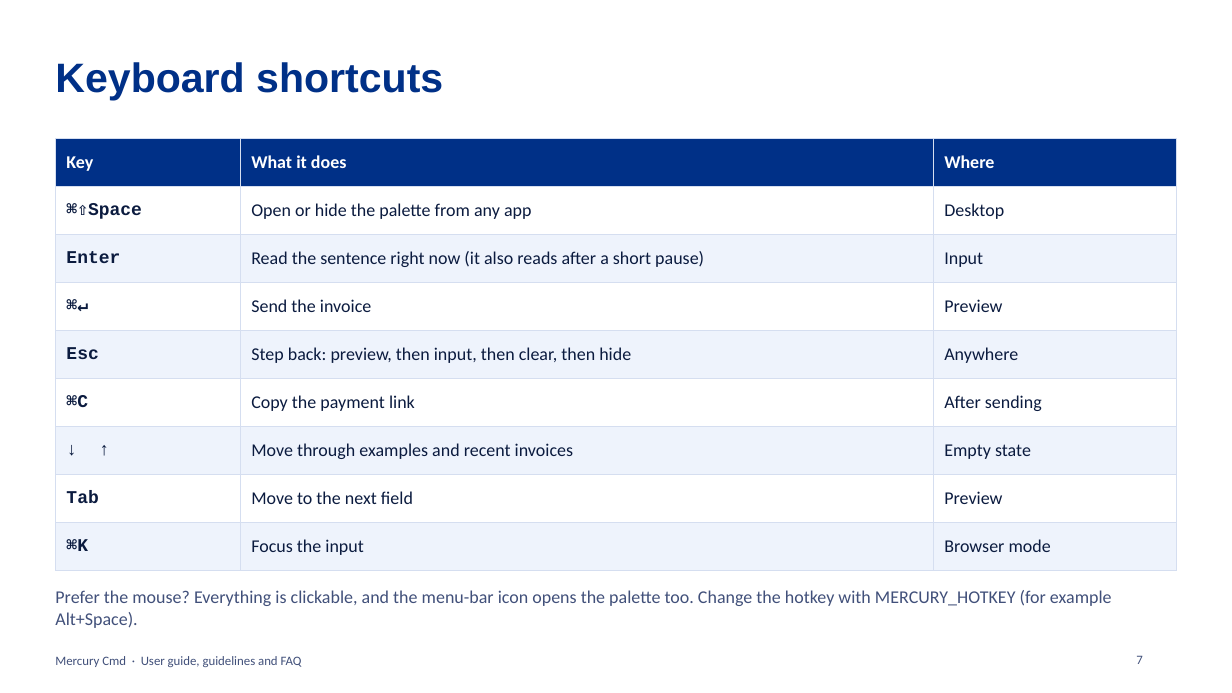
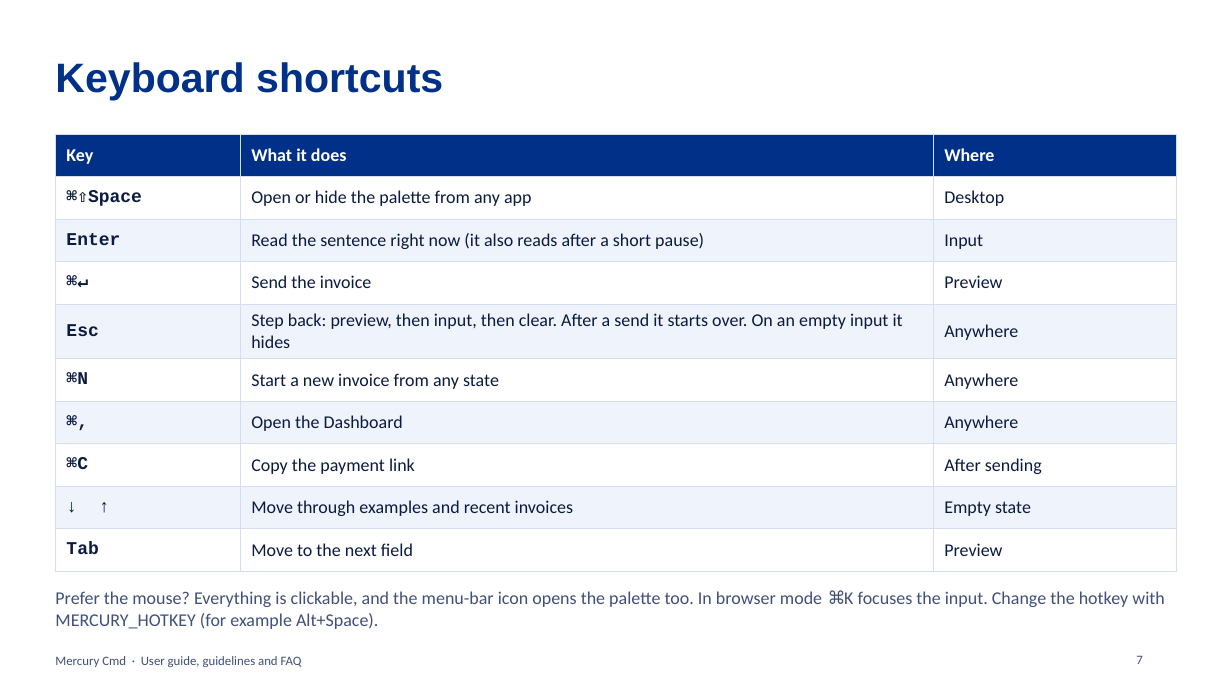
Before and after one commit to vignarajj/mercury_cmd_paypal, a slide deck: slide 7 of docs/Mercury-Cmd-Guide.pptx. Drawn at 1232x693 pixels with LibreOffice and Linux fonts; fonts in the diff are those of the drawing. Boxes give left, top, right and bottom in pixels: in the first picture for what was removed or moved away, otherwise in the second. Text is boxed around its words. In the diff, an @@ line names an element or a change of style, - is before the commit and + after.

Commit message:
docs: Dashboard screenshots, guide deck, testing matrix and spec
Regenerated screenshots (including the Dashboard with made-up data), a 23-slide guide, new scenarios in the testing matrix and a Dashboard section in the spec.

```diff
--- a/docs/Mercury-Cmd-Guide.pptx
+++ b/docs/Mercury-Cmd-Guide.pptx
@@ table at <box>55,134,1177,560</box> @@
-row 5: Esc | Step back: preview, then input, then clear, then hide | Anywhere
+row 5: Esc | Step back: preview, then input, then clear. After a send it starts over. On an empty input it hides | Anywhere
+row 6: ⌘N | Start a new invoice from any state | Anywhere
+row 7: ⌘, | Open the Dashboard | Anywhere
-row 9: ⌘K | Focus the input | Browser mode
@@ table: place and size @@
-table at <box>55,139,1177,559</box>
+table at <box>55,134,1177,560</box>
@@ text at <box>55,591,1164,629</box>: text changed @@
-Prefer the mouse? Everything is clickable, and the menu-bar icon opens the palette too. Change the hotkey with MERCURY_HOTKEY (for example Alt+Space).
+Prefer the mouse? Everything is clickable, and the menu-bar icon opens the palette too. In browser mode ⌘K focuses the input. Change the hotkey with MERCURY_HOTKEY (for example Alt+Space).
@@ text "Prefer the mouse? Everything is ..." at <box>55,591,1164,629</box>: vertical alignment middle to top @@
```
Also in this commit, not shown: 2 other slides changed, 3 slides added, 18 other files.
